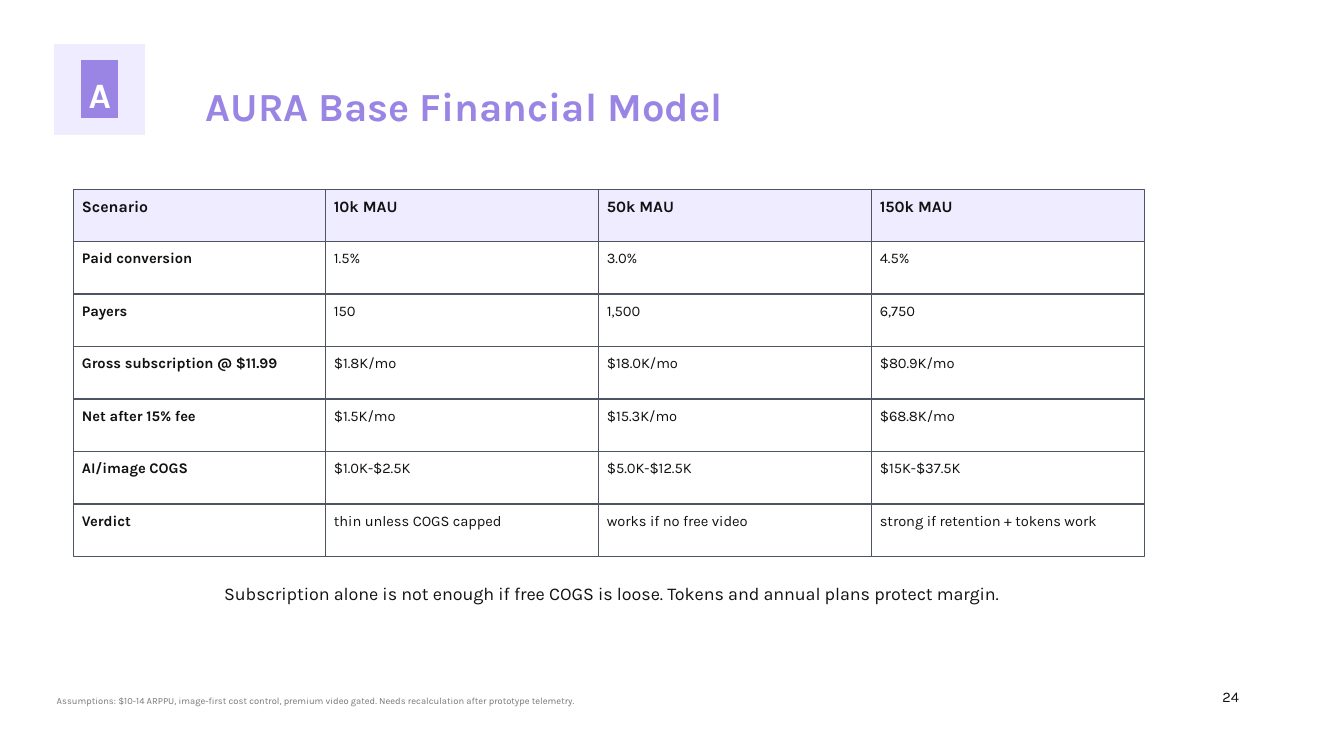
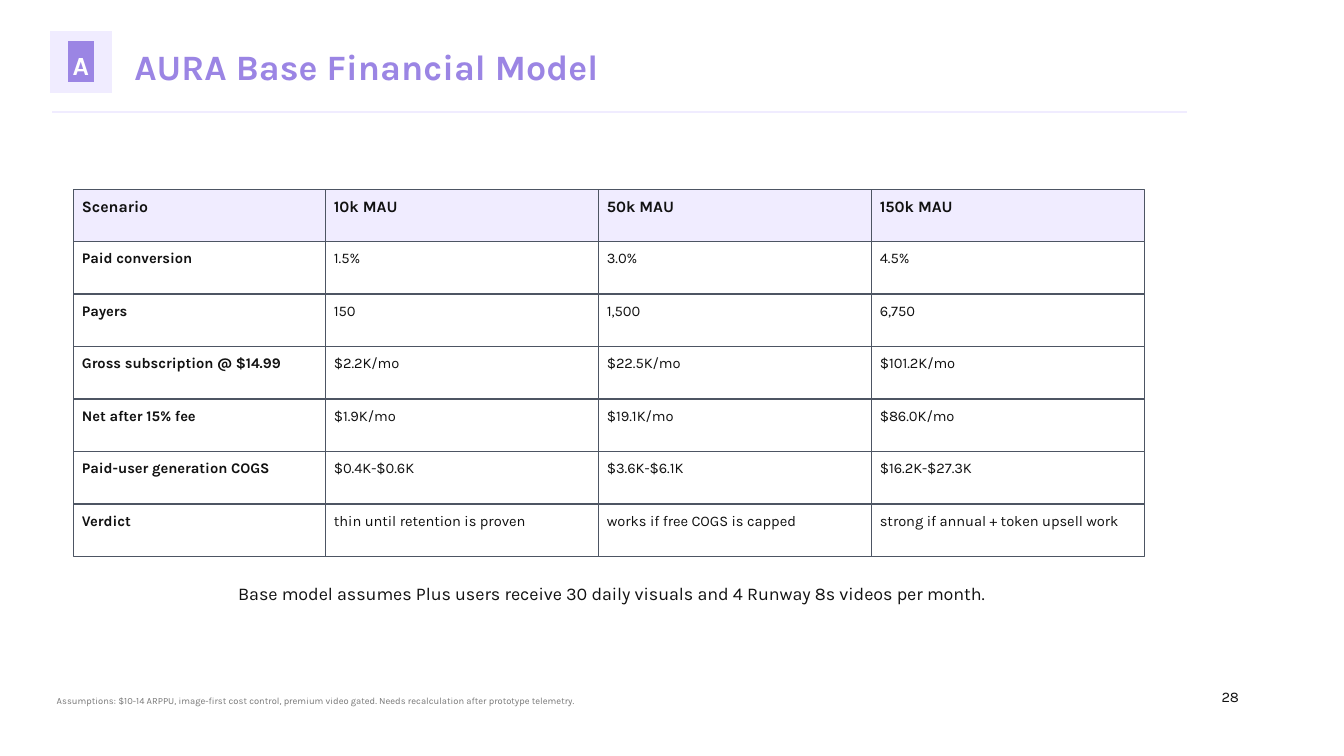
Before and after one commit to kirbudilov01/alina-research, a slide deck: slide 28 of output/pptx/AURA_TRENDVI_STYLE_DECK.pptx (slide 24 before the commit). Drawn at 1344x756 pixels with LibreOffice and Linux fonts; fonts in the diff are those of the drawing. Boxes give left, top, right and bottom in pixels: in the first picture for what was removed or moved away, otherwise in the second. Text is boxed around its words. In the diff, an @@ line names an element or a change of style, - is before the commit and + after.

Commit message:
Update AURA deck subscription economics and offer

```diff
--- a/output/pptx/AURA_TRENDVI_STYLE_DECK.pptx
+++ b/output/pptx/AURA_TRENDVI_STYLE_DECK.pptx
@@ rectangle: place and size @@
-rectangle at [54,44,145,135]
+rectangle at [50,31,111,92]
@@ rectangle: place and size @@
-rectangle at [82,60,117,117]
+rectangle at [69,42,94,83]
@@ text "A": place and size @@
-text "A" at [89,85,111,108]
+text "A" at [73,58,89,75]
@@ text "A" at [73,58,89,75]: size 25.5 to 18.8 pt @@
@@ text "AURA Base Financial Model": place and size @@
-text "AURA Base Financial Model" at [206,92,722,122]
+text "AURA Base Financial Model" at [134,54,598,81]
@@ text "AURA Base Financial Model" at [134,54,598,81]: size 28.5 to 25.5 pt @@
@@ rectangle added at [52,111,1187,113], fill #F0ECFF, outline #F0ECFF 0 pt @@
@@ text at [82,357,281,372]: text changed @@
-Gross subscription @ $11.99
+Gross subscription @ $14.99
@@ text at [334,357,400,370]: text changed @@
-$1.8K/mo
+$2.2K/mo
@@ text at [607,357,681,370]: text changed @@
-$18.0K/mo
+$22.5K/mo
@@ text at [880,357,955,370]: text changed @@
-$80.9K/mo
+$101.2K/mo
@@ text at [334,410,396,423]: text changed @@
-$1.5K/mo
+$1.9K/mo
@@ text at [607,410,674,423]: text changed @@
-$15.3K/mo
+$19.1K/mo
@@ text at [880,410,955,423]: text changed @@
-$68.8K/mo
+$86.0K/mo
@@ text at [82,462,269,477]: text changed @@
-AI/image COGS
+Paid-user generation COGS
@@ text at [334,462,414,475]: text changed @@
-$1.0K-$2.5K
+$0.4K-$0.6K
@@ text at [607,462,684,475]: text changed @@
-$5.0K-$12.5K
+$3.6K-$6.1K
@@ text at [880,462,972,475]: text changed @@
-$15K-$37.5K
+$16.2K-$27.3K
@@ text at [334,516,525,530]: text changed @@
-thin unless COGS capped
+thin until retention is proven
@@ text at [607,516,796,530]: text changed @@
-works if no free video
+works if free COGS is capped
@@ text at [880,516,1118,530]: text changed @@
-strong if retention + tokens work
+strong if annual + token upsell work
@@ text at [238,587,985,605]: text changed @@
-Subscription alone is not enough if free COGS is loose. Tokens and annual plans protect margin.
+Base model assumes Plus users receive 30 daily visuals and 4 Runway 8s videos per month.
@@ text at [1222,692,1239,702]: text changed @@
-24
+28
```
Also in this commit, not shown: 30 other slides changed, 6 slides added, 5 other files.
